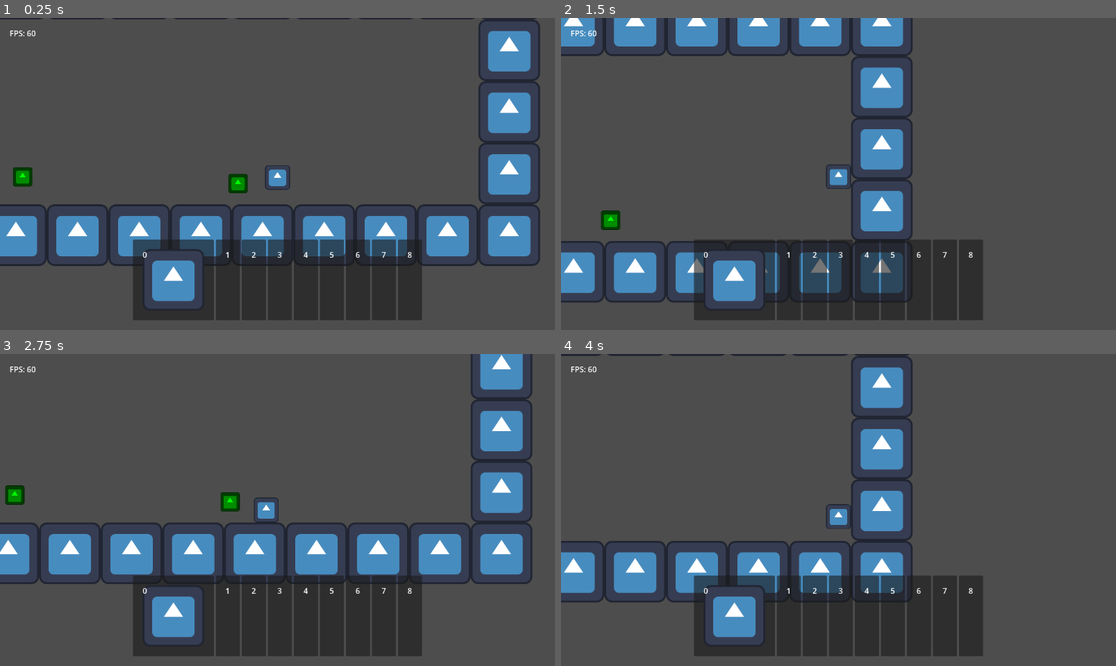
Above: before the commit, frames 1-4 (two rows, left to right).
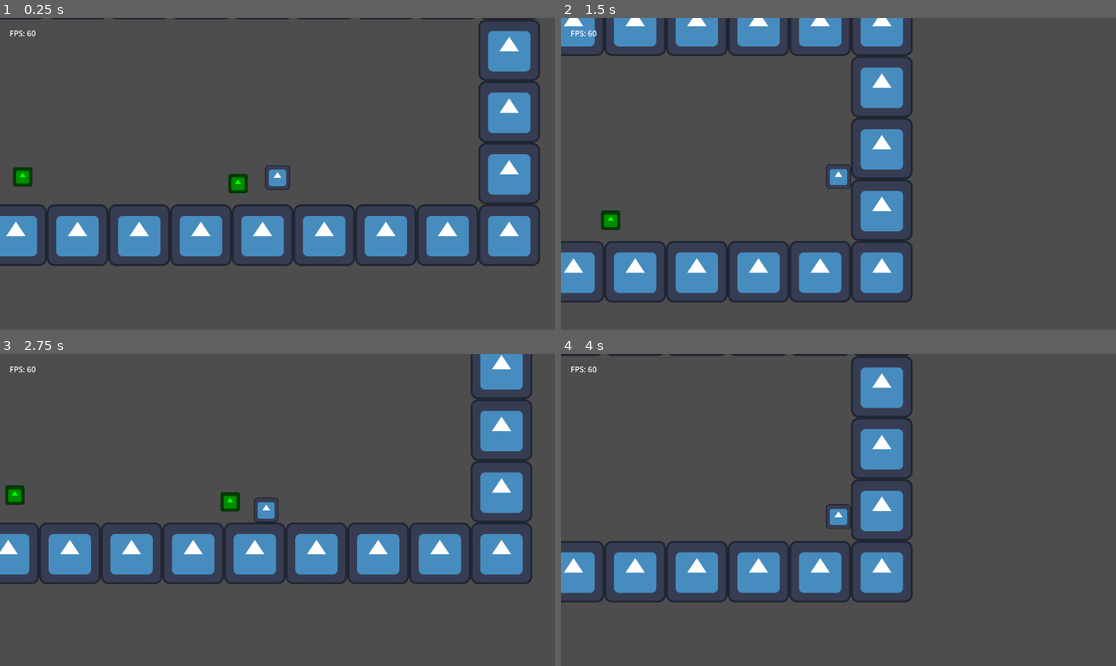
Above: after the commit, the same moments.

Repository: TheHumanMRP/RPG-Life-Tracker
Game: Godot game, scene res://Folders/Systems/Main/Scenes/main_scene.tscn
Two runs of this game, one before a commit and one after it. Both use one fixed random seed, a clock stepped at 60 frames per second and the inputs below. The engine's default icon, where the game draws it, is replaced by a stand-in: a white triangle on a blue panel in a dark square.
Inputs:
- Up to frame 1 (0.25 s): no input
- Up to frame 2 (1.5 s): hold D (move_right) from 0.53 s (still down); tap Space (jump) at 0.77 s
- Up to frame 3 (2.75 s): tap Space (jump) at 1.52 s; release D (move_right) at 2.03 s; hold A (move_left) from 2.03 s (still down)
- Up to frame 4 (4 s): release A (move_left) at 2.78 s; hold D (move_right) from 2.78 s (still down); tap Space (jump) at 3.02, 3.77 s

The runs differ from the first frame. In frame 1, 11% of the frame differs, in the area x 23-76%, y 71-97%; in frame 2, 11%; in frame 3, 11%; in frame 4, 12%.
Error after the commit: Invalid assignment of property or key 'slot_id' with value of type 'int' on a base object of type 'PanelContainer (HotbarSlot)'. (res://Folders/Systems/Invento…

Commit message:
Auto commit at 2026-07-04 21:53:38

Diff:
--- a/Folders/Systems/Inventory_System/Scripts/hotbar_slot.gd
+++ b/Folders/Systems/Inventory_System/Scripts/hotbar_slot.gd
@@ -3,7 +3,7 @@
 
 @export var accepted_item_type: String = "base_item"
 @export var item_id: int
-@export var slot_id: int
+@export var slot_index: int
 
 @onready var display_logo: TextureRect = $%Logo_Display
 @onready var slot_number_label: Label = $%Slot_Number
@@ -24,7 +24,7 @@
 
 	refresh_logo()
 
-	slot_number_label.text = str(slot_id)
+	slot_number_label.text = str(slot_index)
 
 func assaign_item() -> void:
 	check_id()
